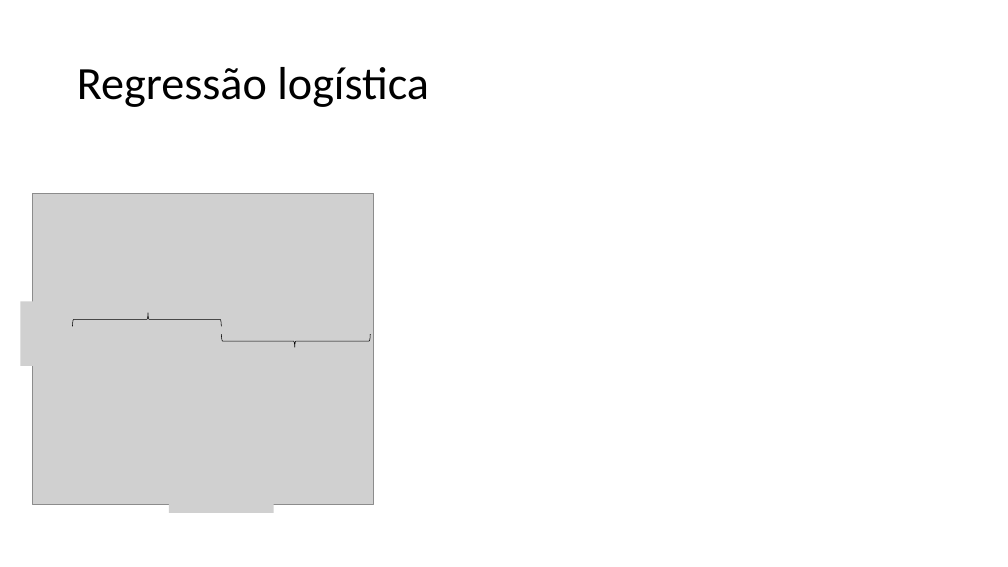
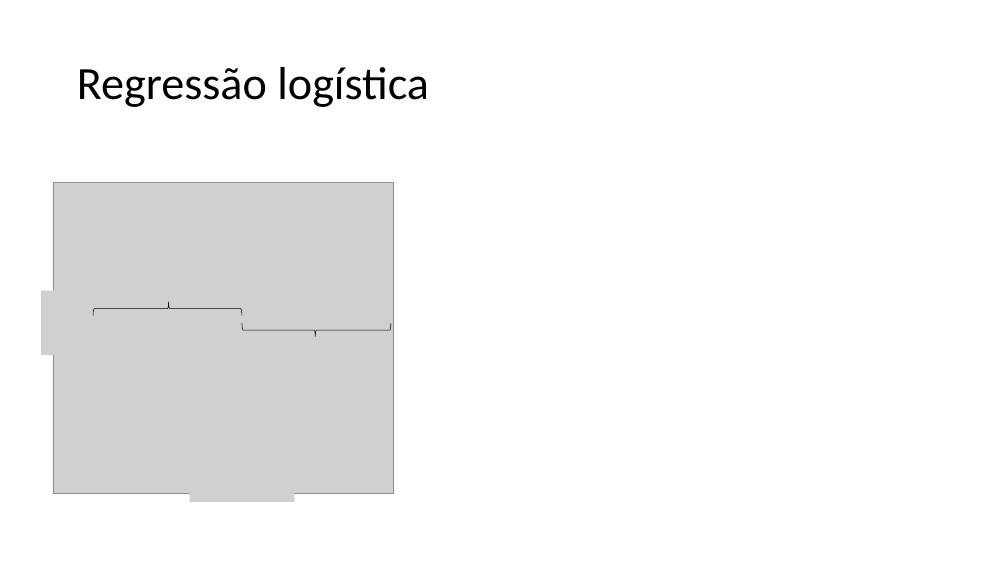
Before and after one commit to zz4fap/t320_aprendizado_de_maquina, a slide deck: slide 12 of slides/T320_Classificação (Parte III).pptx. Drawn at 1008x567 pixels with LibreOffice and Linux fonts; fonts in the diff are those of the drawing; grey boxes stand for pictures. Boxes give left, top, right and bottom in pixels: in the first picture for what was removed or moved away, otherwise in the second. Text is boxed around its words. In the diff, an @@ line names an element or a change of style, - is before the commit and + after.

```diff
--- a/slides/T320_Classificação (Parte III).pptx
+++ b/slides/T320_Classificação (Parte III).pptx
@@ 5 pictures, 2 right braces: place and size @@
-5 pictures, 2 right braces at bbox=[20, 193, 374, 513]
+5 pictures, 2 right braces at bbox=[41, 182, 394, 502]
```
Also in this commit, not shown: 2 other slides changed, 1 slide added, 1 other file.
